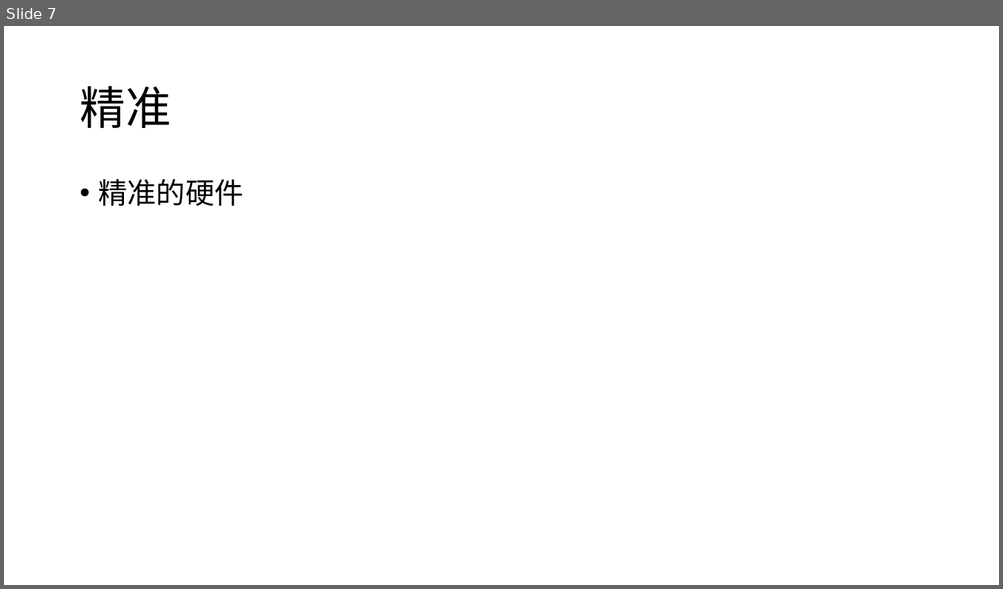
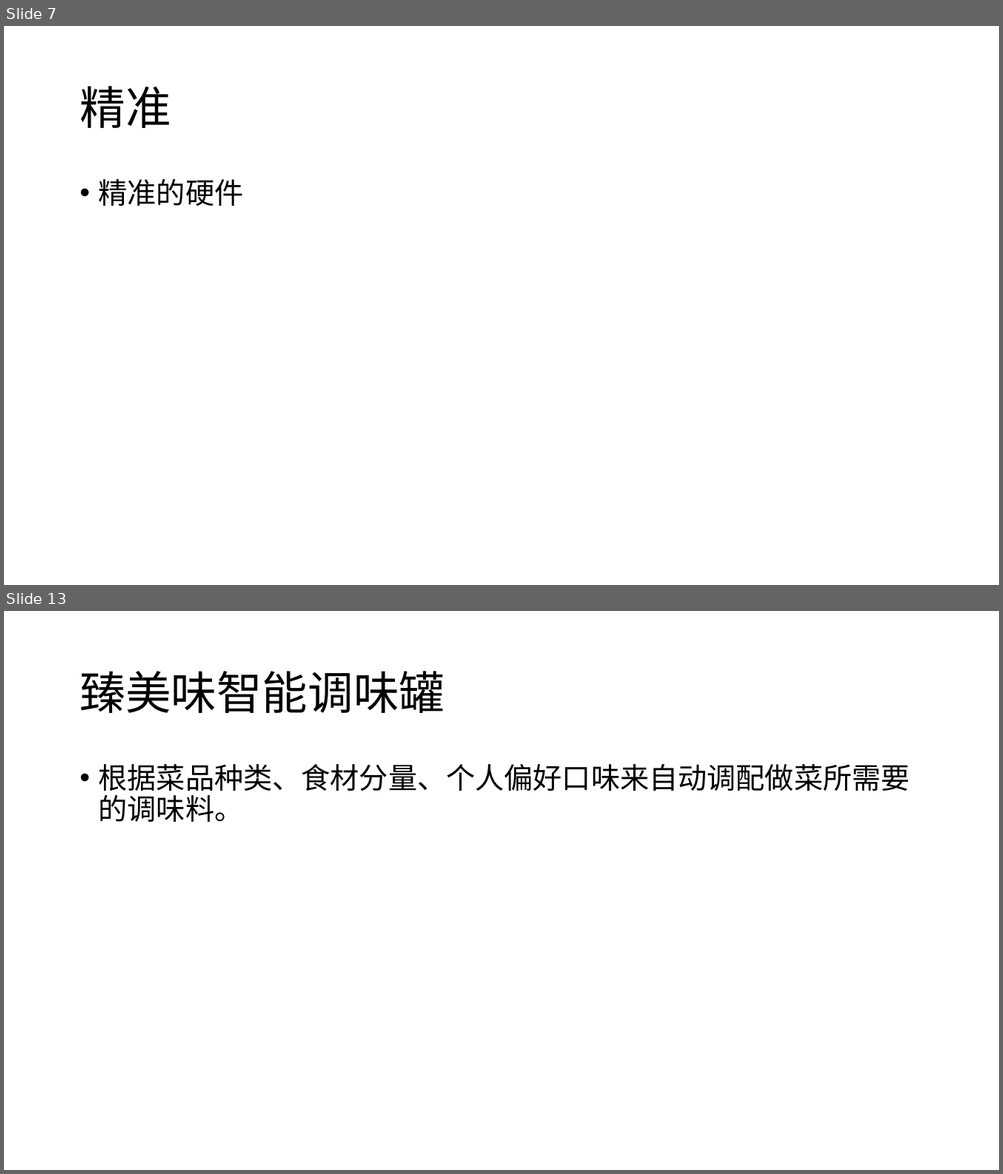
Before and after one commit to SauceX/SauceX-Doc, a slide deck: PPT/臻美味.pptx. Shown one above the other, each under a label of ours: slide 7 before the commit, slides 7 and 13 after it; the slides between them are not shown. The pictures are 1003x589 and 1003x1174 pixels, drawn with LibreOffice and Linux fonts; fonts in the diff are those of the drawing. Boxes give left, top, right and bottom in pixels: in the first picture for what was removed or moved away, otherwise in the second. Text is boxed around its words. In the diff, an @@ line names an element or a change of style, - is before the commit and + after.

```diff
--- a/PPT/臻美味.pptx
+++ b/PPT/臻美味.pptx
@@ slide 13 added at [4, 611, 999, 1170], background #FFFFFF @@
@@ title added at [79, 671, 444, 713], 44 pt, text #000000 @@
+臻美味智能调味罐
@@ text added at [99, 764, 910, 822], 28 pt, text #000000 @@
+• 根据菜品种类、食材分量、个人偏好口味来自动调配做菜所需要的调味料。
```
Also in this commit, not shown: 1 slide changed, 7 other slides added.
